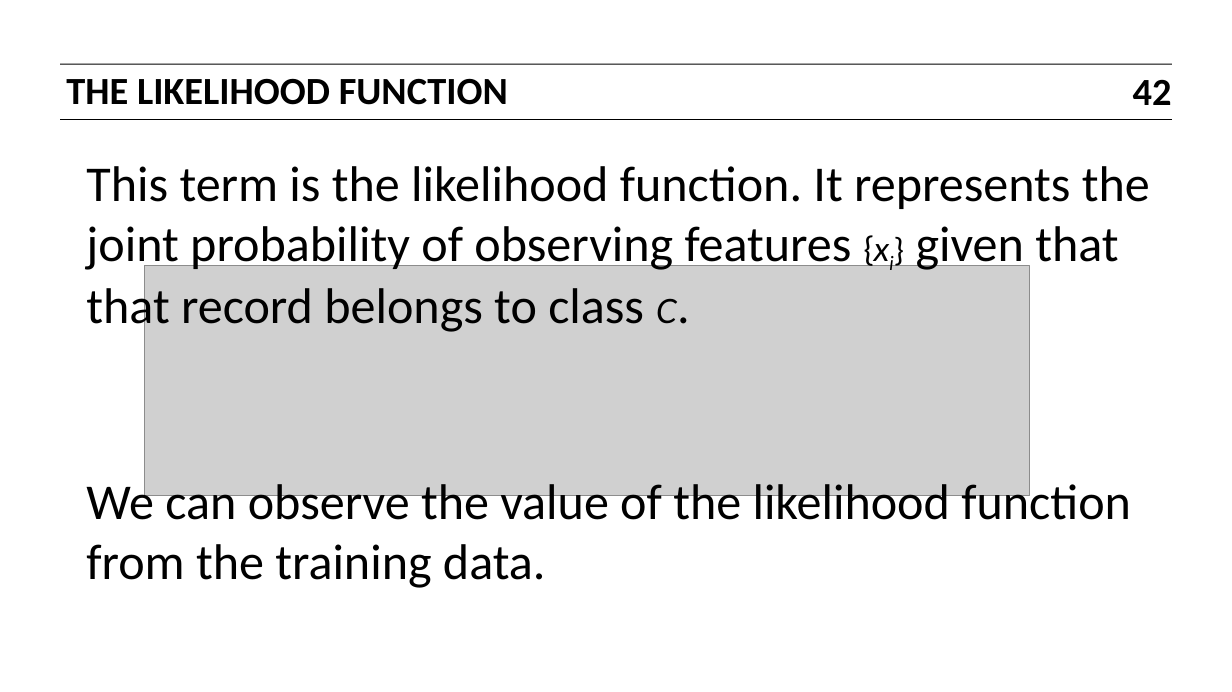
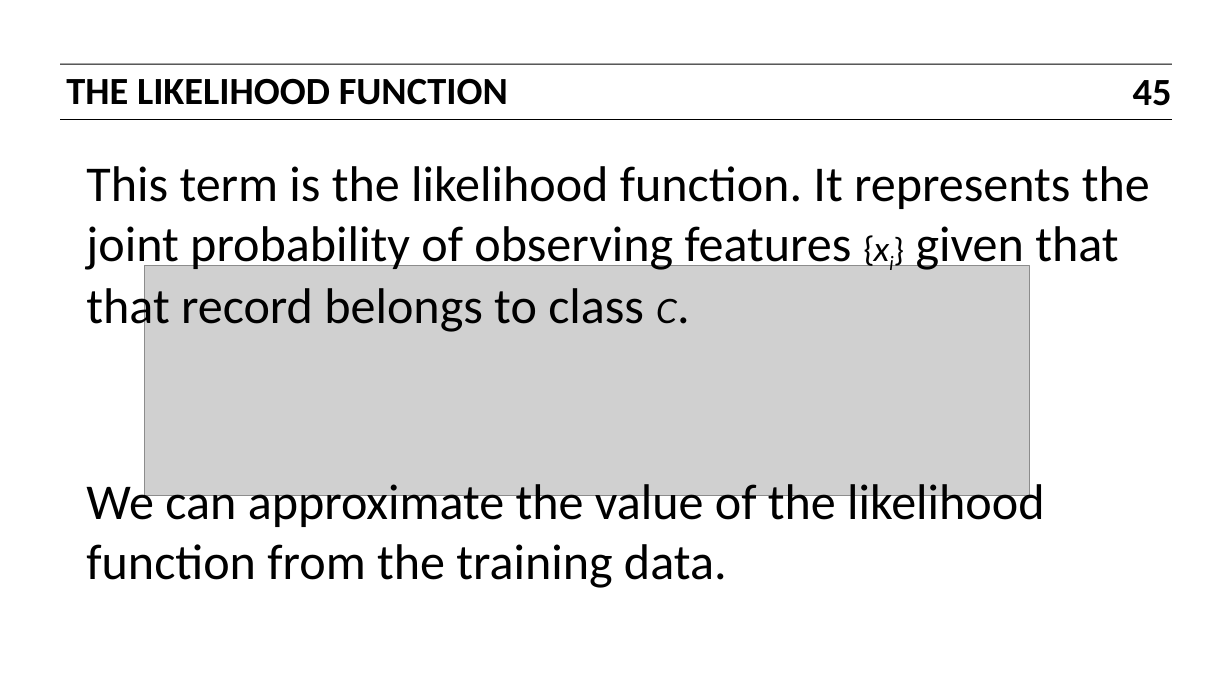
Before and after one commit to ajschumacher/gadsdc, a slide deck: slide 45 of 06_naive_bayes/slides.pptx (slide 42 before the commit). Drawn at 1232x692 pixels with LibreOffice and Linux fonts; fonts in the diff are those of the drawing; grey boxes stand for pictures. Boxes give left, top, right and bottom in pixels: in the first picture for what was removed or moved away, otherwise in the second. Text is boxed around its words. In the diff, an @@ line names an element or a change of style, - is before the commit and + after.

```diff
--- a/06_naive_bayes/slides.pptx
+++ b/06_naive_bayes/slides.pptx
@@ page number at (1133, 80, 1172, 106): text changed @@
-42
+45
@@ text at (86, 477, 1044, 588): text changed @@
-We can observe the value of the likelihood function from the training data.
+We can approximate the value of the likelihood function from the training data.
```
Also in this commit, not shown: 19 other slides changed, 3 slides added, 1 other file.
